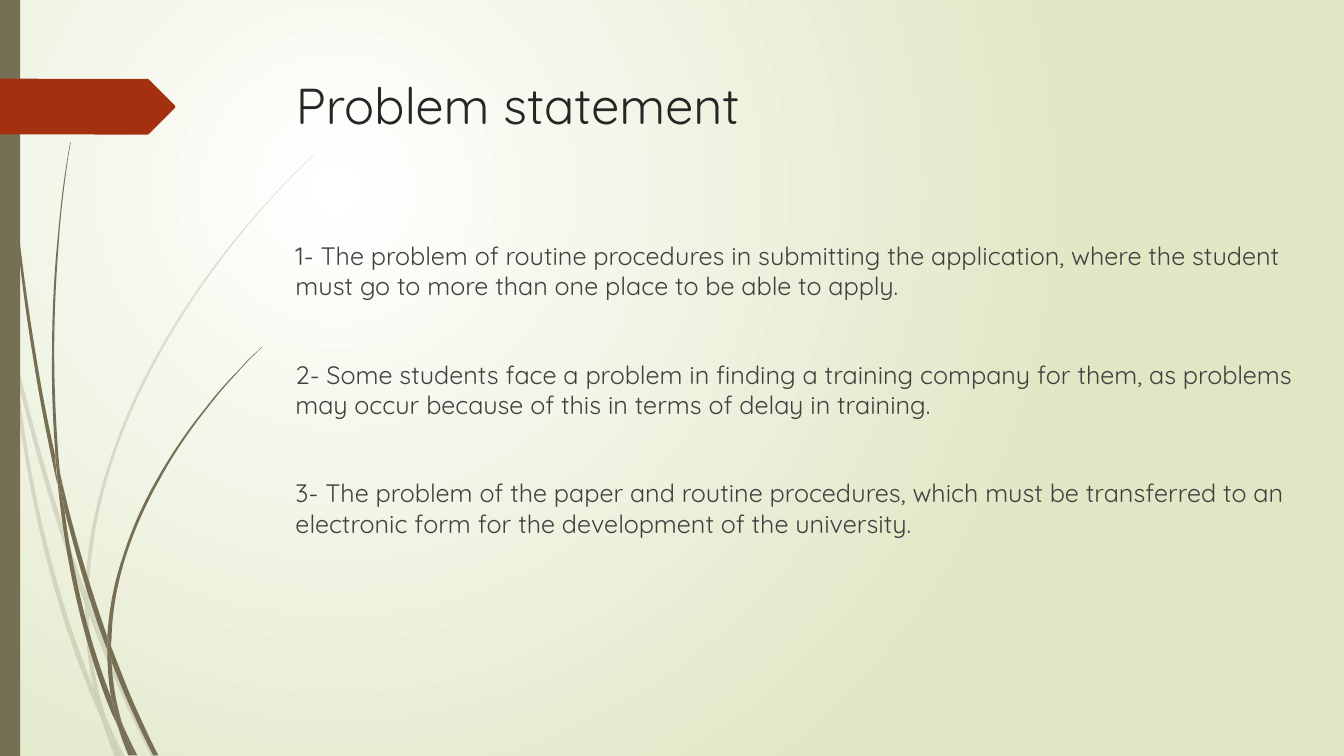
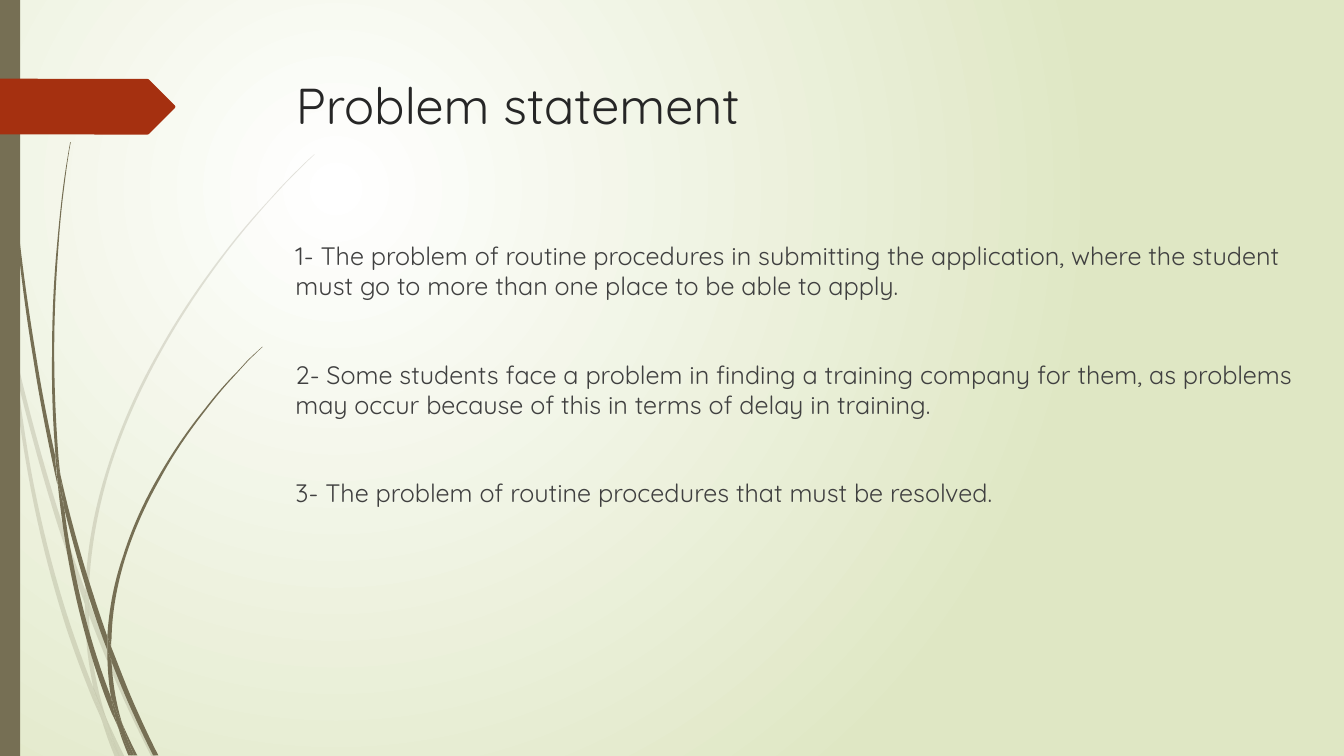
Before and after one commit to Mohammadalborini/final-project, a slide deck: slide 5 of e-practical training/E-practical training.pptx. Drawn at 1344x756 pixels with LibreOffice and Linux fonts; fonts in the diff are those of the drawing. Boxes give left, top, right and bottom in pixels: in the first picture for what was removed or moved away, otherwise in the second. Text is boxed around its words. In the diff, an @@ line names an element or a change of style, - is before the commit and + after.

```diff
--- a/e-practical training/E-practical training.pptx
+++ b/e-practical training/E-practical training.pptx
@@ text at [295,483,992,507]: text changed @@
-3- The problem of the paper and routine procedures, which must be transferred to an electronic form for the development of the university.
+3- The problem of routine procedures that must be resolved.
```
Also in this commit, not shown: 1 other slide changed, 5 other files.
